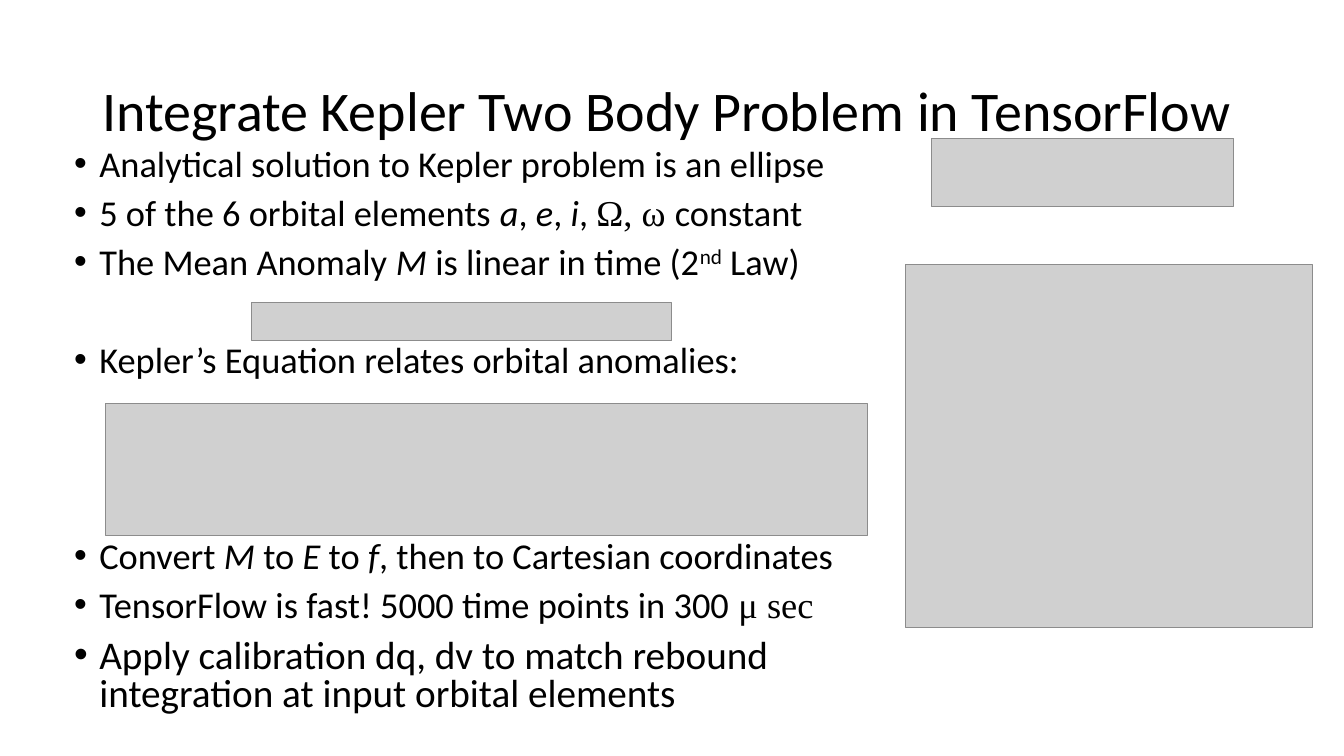
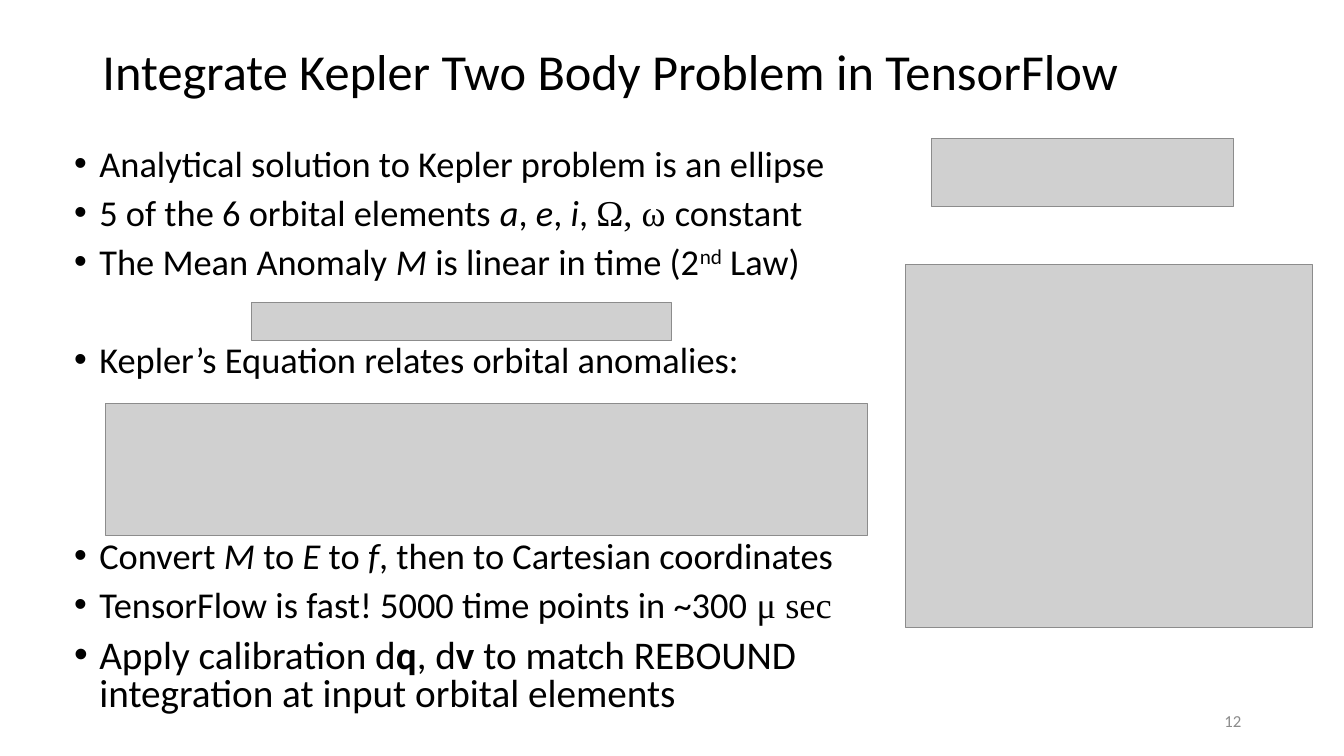
Before and after one commit to memanuel/kepler-sieve, a slide deck: slide 12 of thesis/kepler-sieve-slides.pptx. Drawn at 1344x756 pixels with LibreOffice and Linux fonts; fonts in the diff are those of the drawing; grey boxes stand for pictures. Boxes give left, top, right and bottom in pixels: in the first picture for what was removed or moved away, otherwise in the second. Text is boxed around its words. In the diff, an @@ line names an element or a change of style, - is before the commit and + after.

```diff
--- a/thesis/kepler-sieve-slides.pptx
+++ b/thesis/kepler-sieve-slides.pptx
@@ title "Integrate Kepler Two Body Problem ..." at [102, 55, 1117, 99]: size 40 to 36 pt @@
@@ text at [99, 592, 831, 714]: text changed @@
-• TensorFlow is fast! 5000 time points in 300 μ sec
-• Apply calibration dq, dv to match rebound integration at input orbital elements
+• TensorFlow is fast! 5000 time points in ~300 μ sec
+• Apply calibration dq, dv to match REBOUND integration at input orbital elements
@@ page number added at [1224, 716, 1241, 727], 12 pt, text #8C8C8C @@
+12
```
Also in this commit, not shown: 51 other slides changed, 3 other files.
